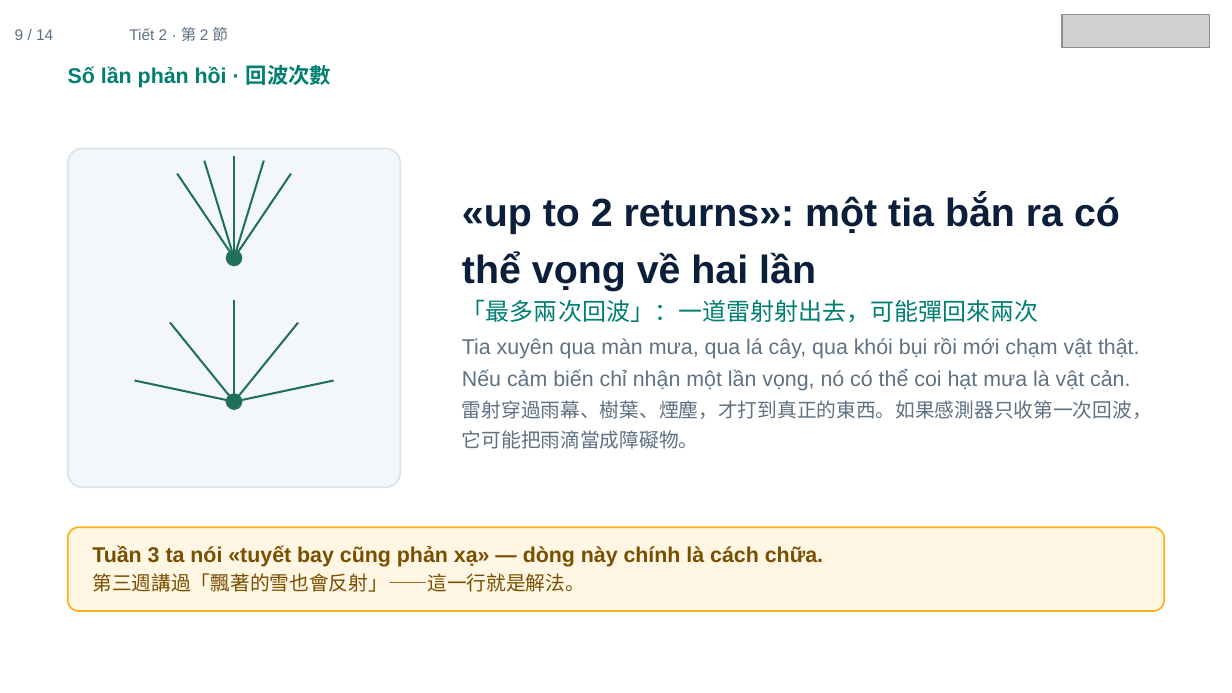
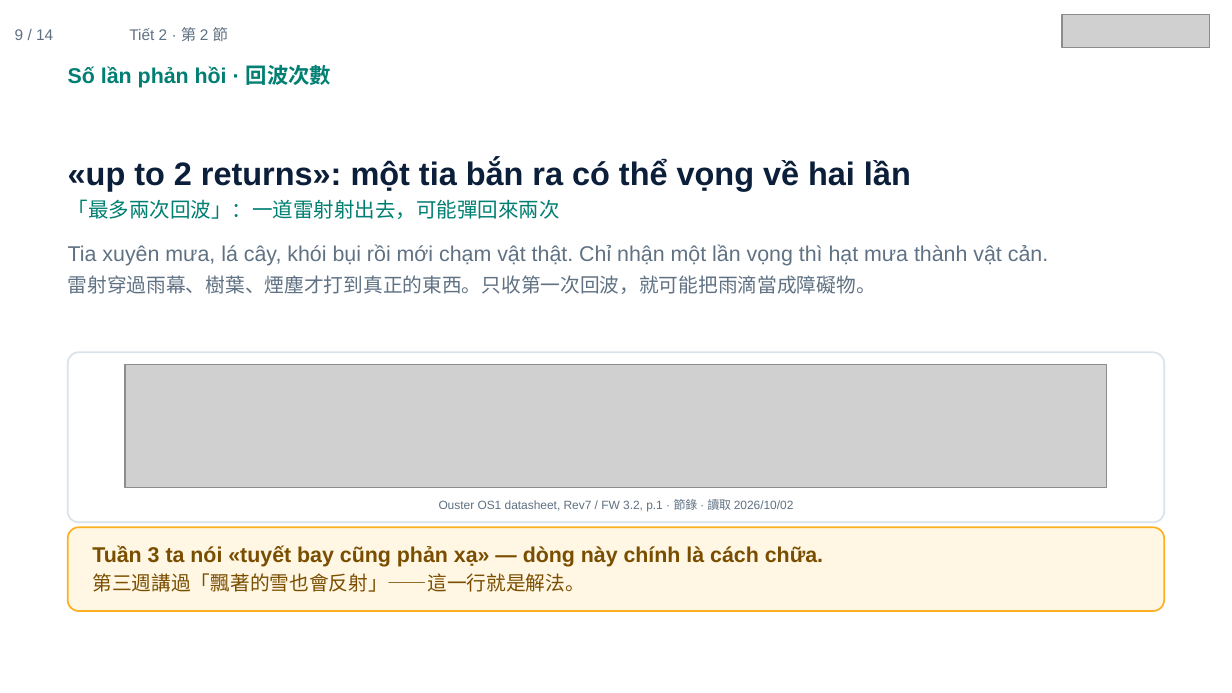
Before and after one commit to ch-neural/MITUST-Principles-of-Self-Driving-Cars, a slide deck: slide 9 of 第五週(10-08)/第五週_第2節_簡報.pptx. Drawn at 1232x693 pixels with LibreOffice and Linux fonts; fonts in the diff are those of the drawing; grey boxes stand for pictures. Boxes give left, top, right and bottom in pixels: in the first picture for what was removed or moved away, otherwise in the second. Text is boxed around its words. In the diff, an @@ line names an element or a change of style, - is before the commit and + after.

```diff
--- a/第五週(10-08)/第五週_第2節_簡報.pptx
+++ b/第五週(10-08)/第五週_第2節_簡報.pptx
@@ text "«up to 2 returns»: một ...": place and size @@
-text "«up to 2 returns»: một ..." at bbox=[462, 195, 1120, 323]
+text "«up to 2 returns»: một ..." at bbox=[68, 159, 911, 219]
@@ text "«up to 2 returns»: một ..." at bbox=[68, 159, 911, 219]: size 23 to 19 pt in "«up to 2 returns»: một tia bắn ..."; size 14 to 12 pt in "「最多兩次回波」：一道雷射射出去，可能彈回來兩次" @@
@@ rounded rectangle removed at bbox=[68, 149, 400, 488] @@
@@ line removed from (234, 257) to (177, 174) @@
@@ line removed from (234, 257) to (205, 160) @@
@@ line removed from (234, 257) to (234, 156) @@
@@ line removed from (234, 257) to (264, 160) @@
@@ line removed from (234, 257) to (291, 174) @@
@@ text at bbox=[68, 245, 1048, 294]: text changed @@
-Tia xuyên qua màn mưa, qua lá cây, qua khói bụi rồi mới chạm vật thật. Nếu cảm biến chỉ nhận một lần vọng, nó có thể coi hạt mưa là vật cản.
-雷射穿過雨幕、樹葉、煙塵，才打到真正的東西。如果感測器只收第一次回波，它可能把雨滴當成障礙物。
+Tia xuyên mưa, lá cây, khói bụi rồi mới chạm vật thật. Chỉ nhận một lần vọng thì hạt mưa thành vật cản.
+雷射穿過雨幕、樹葉、煙塵才打到真正的東西。只收第一次回波，就可能把雨滴當成障礙物。
@@ ellipse removed at bbox=[225, 250, 243, 267] @@
@@ line removed from (234, 402) to (234, 299) @@
@@ line removed from (234, 402) to (170, 323) @@
@@ line removed from (234, 402) to (298, 323) @@
@@ rounded rectangle added at bbox=[68, 352, 1164, 522], fill #FFFFFF, outline #DBE3EA 1 pt @@
@@ picture added at bbox=[126, 365, 1108, 488] @@
@@ line removed from (234, 402) to (134, 381) @@
@@ line removed from (234, 402) to (334, 381) @@
@@ ellipse removed at bbox=[225, 393, 243, 410] @@
@@ text added at bbox=[439, 499, 794, 512], 7 pt, text #5F7183 @@
+Ouster OS1 datasheet, Rev7 / FW 3.2, p.1 · 節錄 · 讀取 2026/10/02
```
Also in this commit, not shown: 2 other slides changed, 4 other files.
